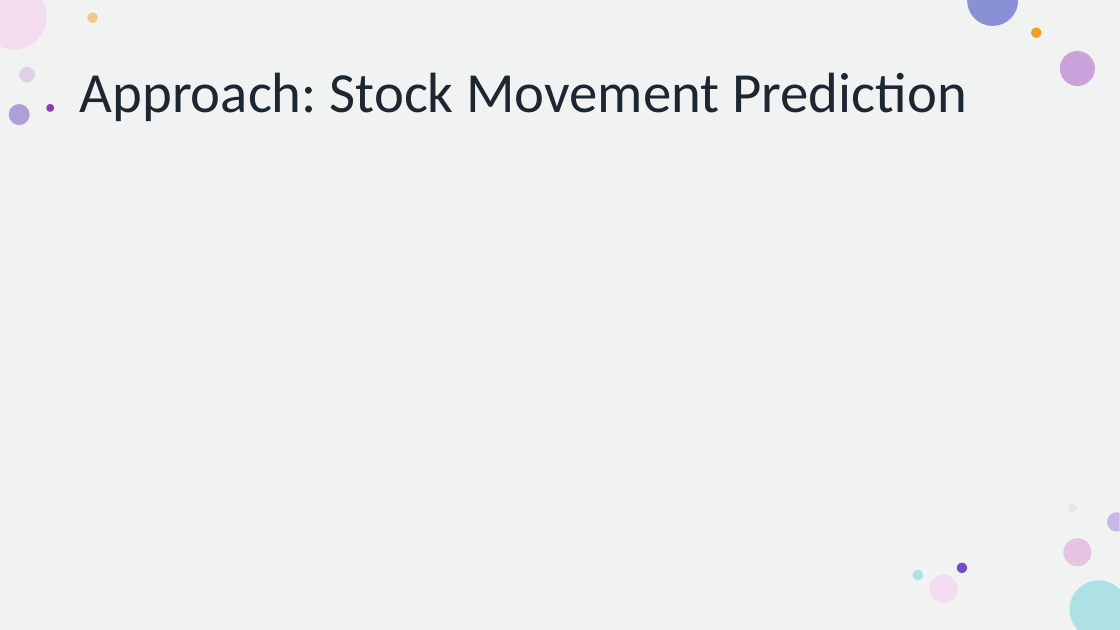
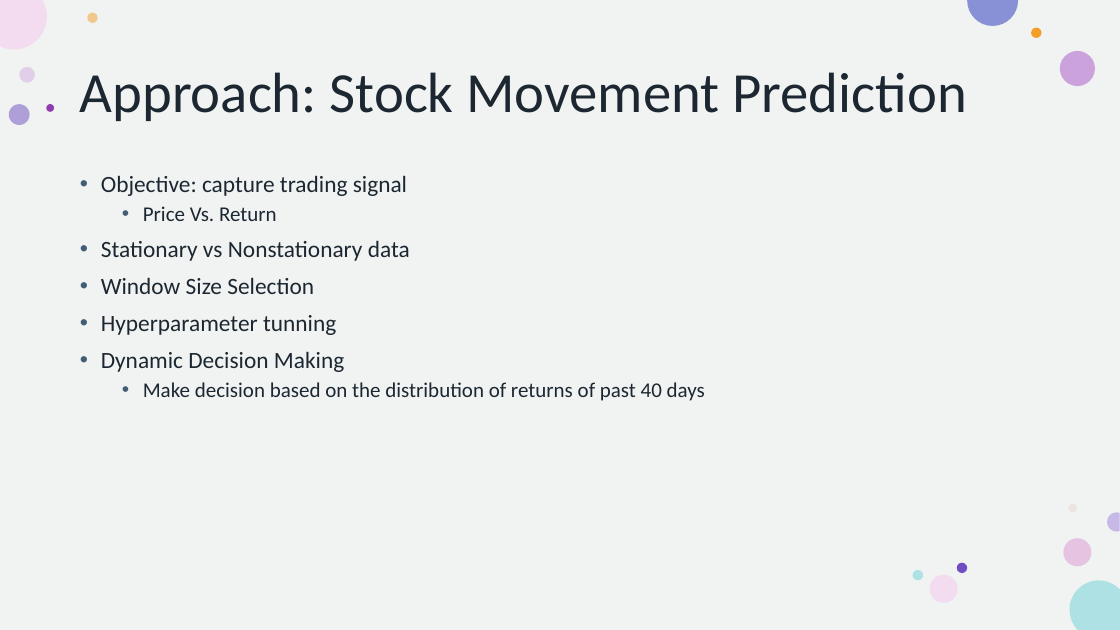
Before and after one commit to howie-zeng/Analyzing-Retail-Sentiment-and-Detecting-Trading-Signals, a slide deck: slide 8 of Presentation.pptx (slide 6 before the commit). Drawn at 1120x630 pixels with LibreOffice and Linux fonts; fonts in the diff are those of the drawing. Boxes give left, top, right and bottom in pixels: in the first picture for what was removed or moved away, otherwise in the second. Text is boxed around its words. In the diff, an @@ line names an element or a change of style, - is before the commit and + after.

```diff
--- a/Presentation.pptx
+++ b/Presentation.pptx
@@ text added at bbox=[101, 175, 705, 401], 20 pt, text #1C2732 @@
+• Objective: capture trading signal
+  • Price Vs. Return
+• Stationary vs Nonstationary data
+• Window Size Selection
+• Hyperparameter tunning
+• Dynamic Decision Making
+  • Make decision based on the distribution of returns of past 40 days
```
Also in this commit, not shown: 1 other slide changed, 10 slides added, 3 slides removed, 4 other files.
